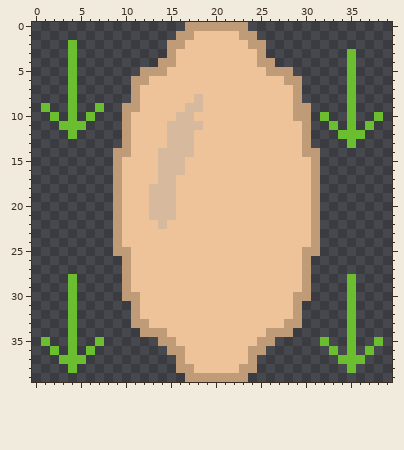
Pixel-art sprite -- Kurczaki/assets/buff_egg.png. Above, as it was before the edit.
The file is 40x40 pixels.
After the commit:
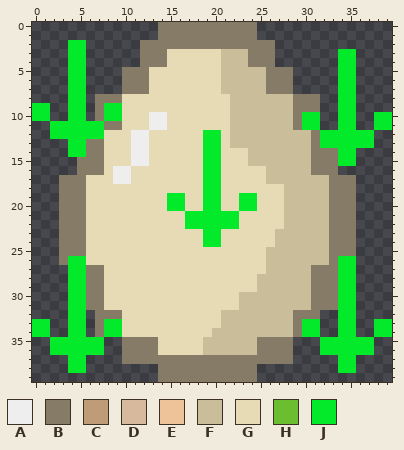
Palette (. is transparent): A #eeeeee  B #867b67  C #bf9b78  D #d7ba9e  E #eec39a  F #cabe9a  G #e7dbb6  H #6abe30  J #02ea29
Change:
Changed rows in their new state; - is an unchanged pixel.
first column x 0:
 0 --------------BBBBBBBBBBB---------------
 1 --------------BBBBBBBBBBB---------------
 2 ----JJ------BBBBBBBBBBBBBBB-------------
 3 ----JJ------BBBGGGGGGFFFBBB-------JJ----
 4 ----JJ------BBBGGGGGGFFFBBB-------JJ----
 5 ----JJ----BBBGGGGGGGGFFFFFBBB-----JJ----
 6 ----JJ----BBBGGGGGGGGFFFFFBBB.----JJ----
 7 ----JJ----BBBGGGGGGGGFFFFFBBB.----JJ----
 8 ----JJ-BBBGGGGGGGGGGGGFFFFFFFBBB--JJ----
 9 JJ--JJ-BJJGGGGGGGGGGGGFFFFFFFBBB--JJ----
10 JJ.-JJ.BJJGGGAAGGGGGGGFFFFFFFBJJ.-JJ--JJ
11 --JJJJJJBBGGGAAGGGGGGGFFFFFFFBJJ-.JJ-.JJ
12 --JJJJJJGGGAAGGGGGGJJGFFFFFFFFFBJJJJJJ--
13 ----JJBBGGGAAGGGGGGJJGFFFFFFFFFBJJJJJJ--
14 ----JJBBGGGAAGGGGGGJJGGGFFFFFFFBBBJJ----
15 -----BBBGGGAAGGGGGGJJGGGFFFFFFFBBBJJ----
16 -----BBBGAAGGGGGGGGJJGGGGGFFFFFBBB------
17 ---BBBGGGAAGGGGGGGGJJGGGGGFFFFFFFBBB----
18 ---BBBGGGGGGGGGGGGGJJGGGGGGGFFFFFBBB----
19 ---BBBGGGGGGGGGJJGGJJGGJJGGGFFFFFBBB----
20 ---BBBGGGGGGGGGJJGGJJGGJJGGGFFFFFBBB----
21 ---BBBGGGGGGGGGGGJJJJJJGGGGGFFFFFBBB----
22 ---BBBGGGGGGGGGGGJJJJJJGGGGGFFFFFBBB----
23 ---BBBGGGGGGGGGGGGGJJGGGGGGFFFFFFBBB----
24 ---BBBGGGGGGGGGGGGGJJGGGGGGFFFFFFBBB----
25 ---BBBGGGGGGGGGGGGGGGGGGGGFFFFFFFBBB----
26 ---BJJGGGGGGGGGGGGGGGGGGGGFFFFFFFBJJ----
27 ----JJBBGGGGGGGGGGGGGGGGGGFFFFFBBBJJ----
28 ----JJBBGGGGGGGGGGGGGGGGGFFFFFFBBBJJ----
29 ----JJBBGGGGGGGGGGGGGGGGGFFFFFFBBBJJ----
30 ----JJBBGGGGGGGGGGGGGGGFFFFFFFFBBBJJ----
31 ----JJBBGGGGGGGGGGGGGGGFFFFFFFFBBBJJ----
32 ----JJ-BBBGGGGGGGGGGGFFFFFFFFBBB--JJ----
33 JJ--JJ-BJJGGGGGGGGGGGFFFFFFFFBJJ--JJ--JJ
34 JJ--JJ-BJJGGGGGGGGGGFFFFFFFFFBJJ--JJ--JJ
35 -.JJJJJJ--BBBBGGGGGFFFFFFBBBB---JJJJJJ.-
36 --JJJJJJ--BBBBGGGGGFFFFFFBBBB---JJJJJJ--
37 ---.JJ----BBBBBBBBBBBBBBBBBBB-----JJ.---
38 ----JJ--------BBBBBBBBBBB---------JJ----
39 --------------BBBBBBBBBBB---------------
Boxes around the changes in both pictures, in picture pixels (x1, y1, x2, y2):
changed: (32, 22, 392, 382)
